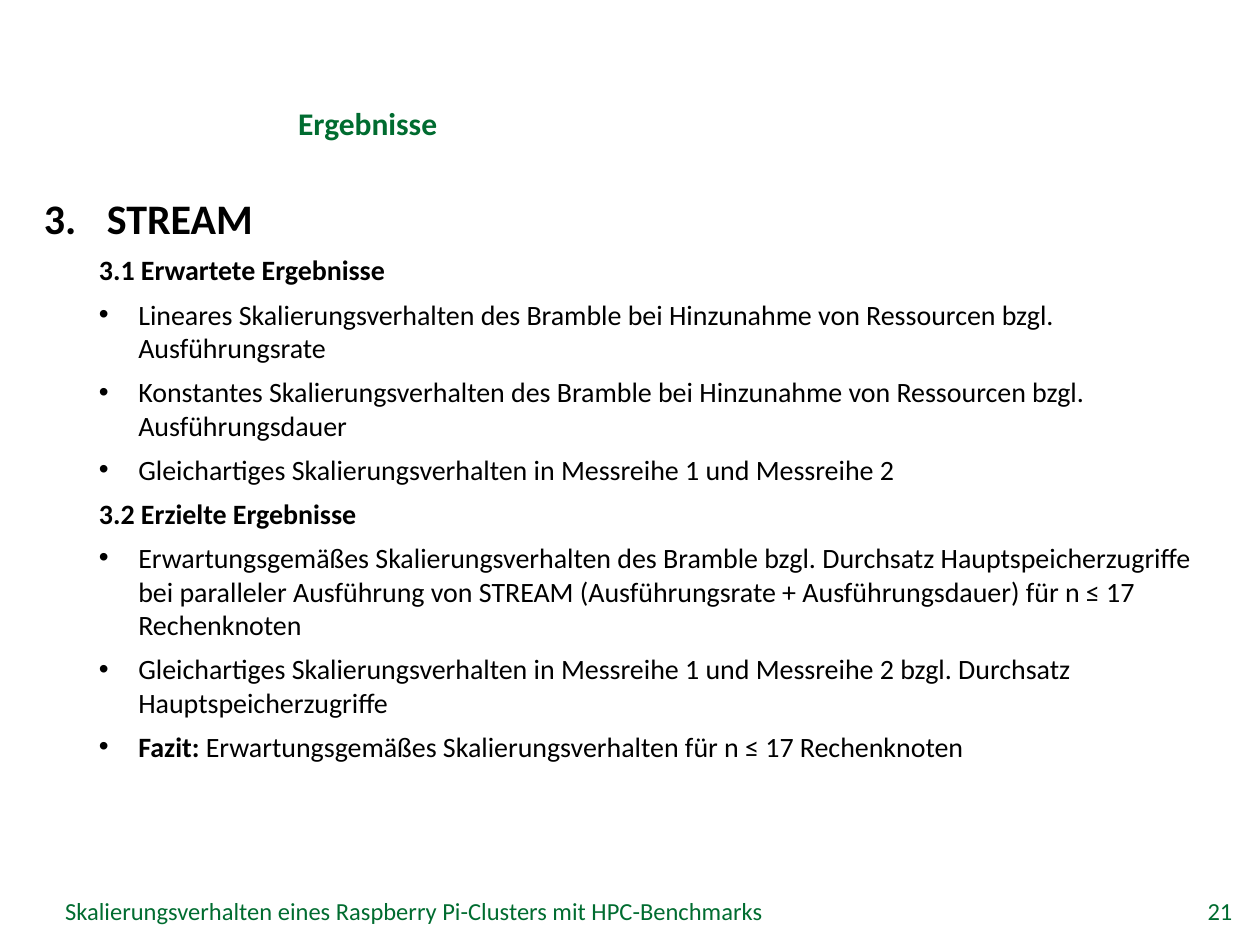
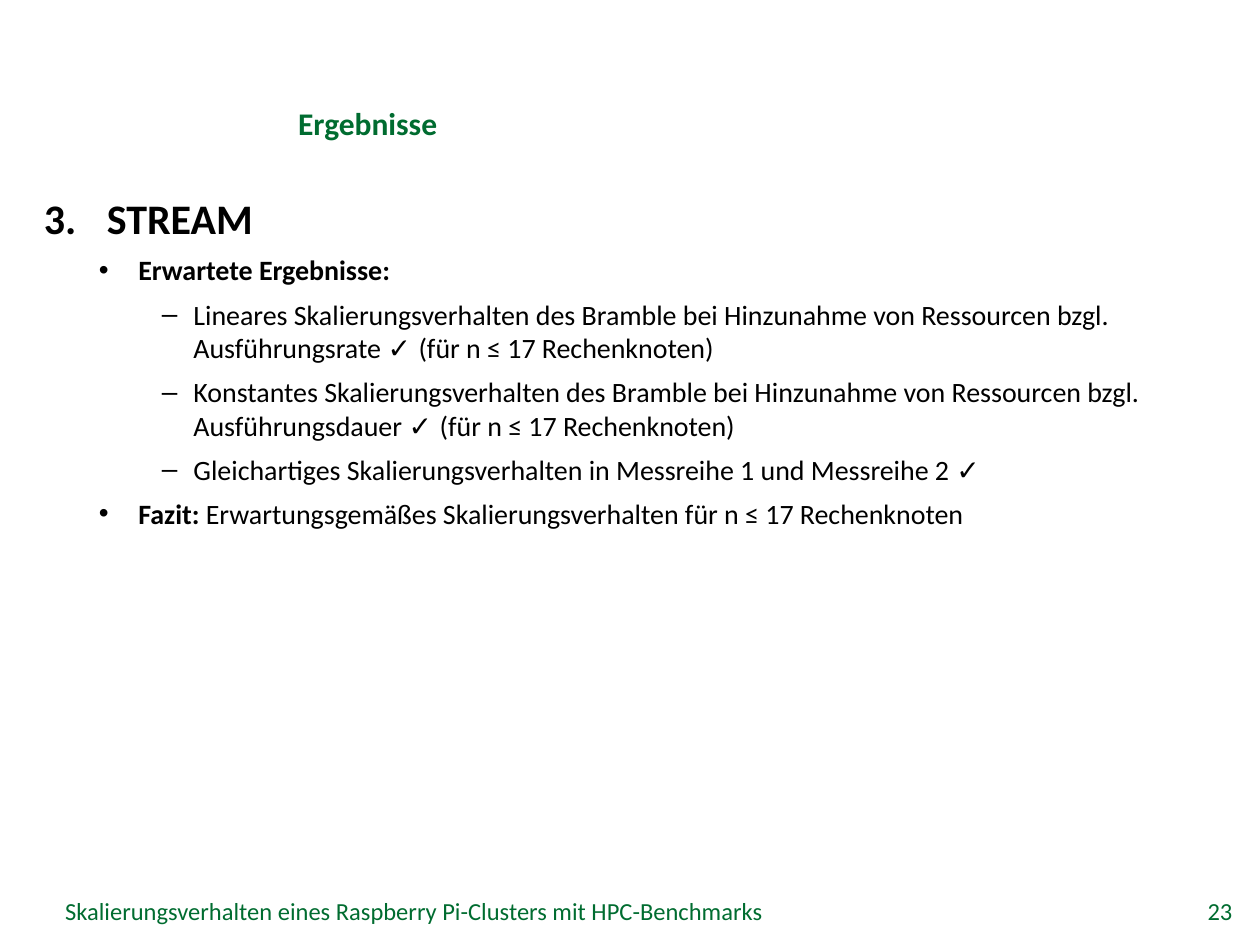
Before and after one commit to missgreenwood/bachelor-arbeit, a slide deck: slide 23 of Disputation/grei14.pptx (slide 21 before the commit). Drawn at 1260x945 pixels with LibreOffice and Linux fonts; fonts in the diff are those of the drawing; background and template pictures are left out. Boxes give left, top, right and bottom in pixels: in the first picture for what was removed or moved away, otherwise in the second. Text is boxed around its words. In the diff, an @@ line names an element or a change of style, - is before the commit and + after.

```diff
--- a/Disputation/grei14.pptx
+++ b/Disputation/grei14.pptx
@@ text at <box>138,260,1139,485</box>: text changed @@
-  3.1 Erwartete Ergebnisse
-  • Lineares Skalierungsverhalten des Bramble bei Hinzunahme von Ressourcen bzgl. Ausführungsrate
-  • Konstantes Skalierungsverhalten des Bramble bei Hinzunahme von Ressourcen bzgl. Ausführungsdauer
-  • Gleichartiges Skalierungsverhalten in Messreihe 1 und Messreihe 2
-  3.2 Erzielte Ergebnisse
-  • Erwartungsgemäßes Skalierungsverhalten des Bramble bzgl. Durchsatz Hauptspeicherzugriffe bei paralleler Ausführung von STREAM (Ausführungsrate + Ausführungsdauer) für n ≤ 17 Rechenknoten
-  • Gleichartiges Skalierungsverhalten in Messreihe 1 und Messreihe 2 bzgl. Durchsatz Hauptspeicherzugriffe
+  • Erwartete Ergebnisse:
+    – Lineares Skalierungsverhalten des Bramble bei Hinzunahme von Ressourcen bzgl. Ausführungsrate ✓ (für n ≤ 17 Rechenknoten)
+    – Konstantes Skalierungsverhalten des Bramble bei Hinzunahme von Ressourcen bzgl. Ausführungsdauer ✓ (für n ≤ 17 Rechenknoten)
+    – Gleichartiges Skalierungsverhalten in Messreihe 1 und Messreihe 2 ✓
@@ page number at <box>1208,904,1233,920</box>: text changed @@
-21
+23
```
Also in this commit, not shown: 9 other slides changed, 1 other file.
